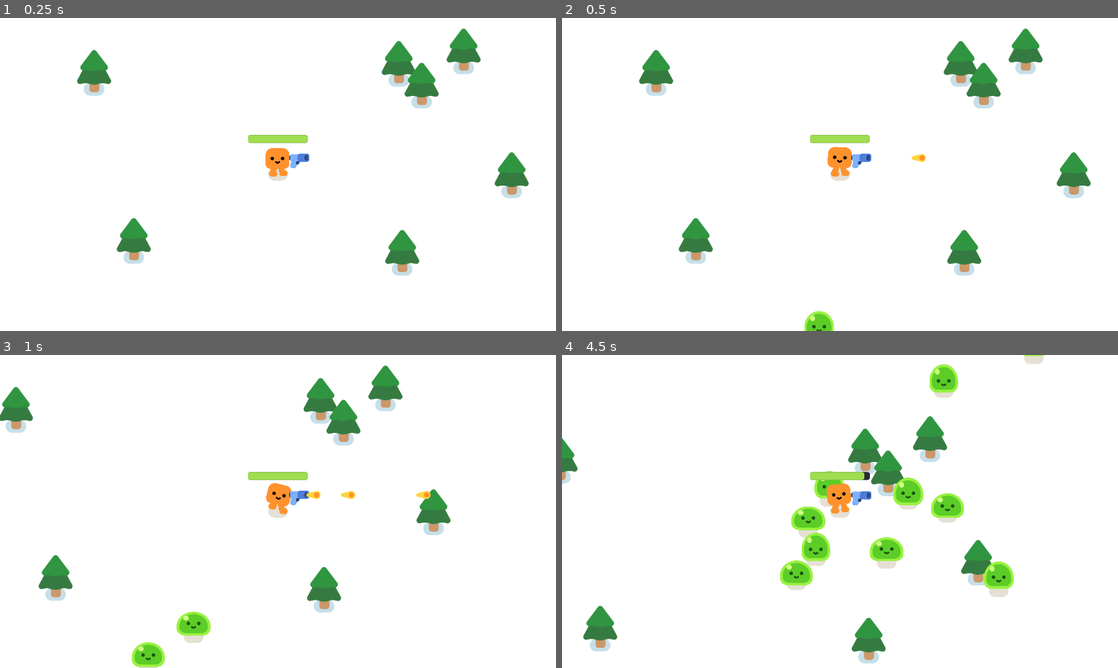
Above: before the commit, frames 1-4 (two rows, left to right).
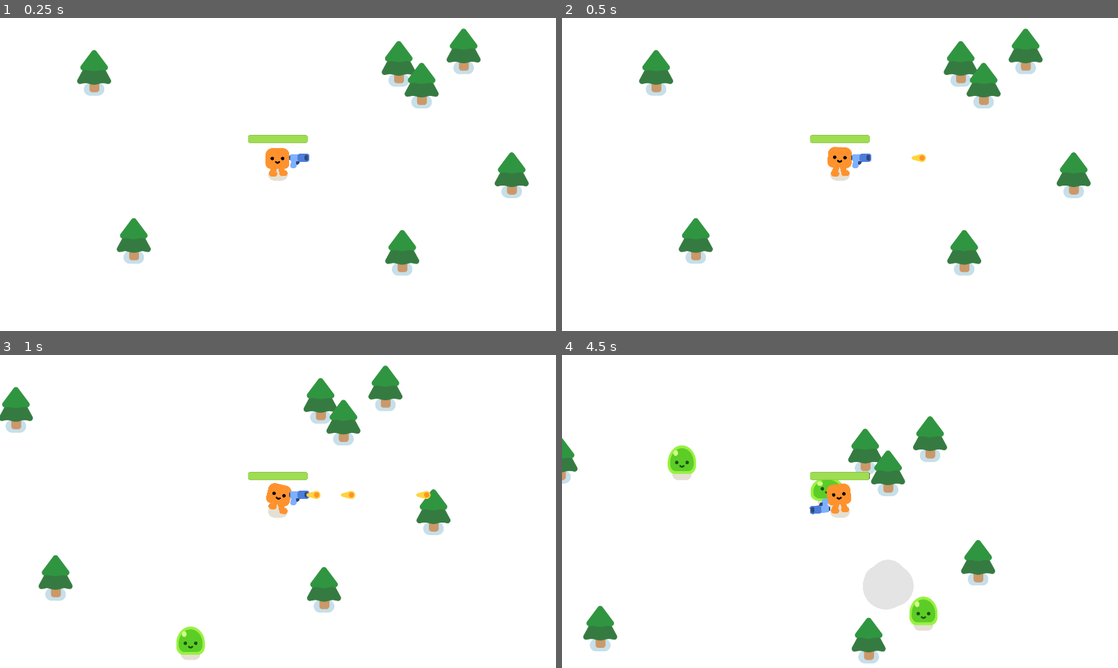
Above: after the commit, the same moments.

Repository: hanna-tay/godot_tutorial
Game: Godot game, scene res://survivors_game.tscn
The game is run twice, just before and just after one commit, with the same random seed, the same clock (stepped at 60 frames per second) and the same inputs.
Inputs:
- Up to frame 1 (0.25 s): no input
- Up to frame 2 (0.5 s): no input
- Up to frame 3 (1 s): hold D (move_right) from 0.53 s (still down)
- Up to frame 4 (4.5 s): release D (move_right) at 1.28 s; hold S (move_down) 1.28-2.03 s; hold D (move_right) 2.03-2.78 s; hold W (move_up) 2.78-3.53 s; hold A (move_left) from 3.53 s (still down)

Frame 1 is identical in both runs. In frame 2, 0.3% of the frame differs, in the area x 43-49%, y 93-100%; in frame 3, 1.1%; in frame 4, 5.9%, in the area x 19-87%, y 0-88%.

Commit message:
slime spawn rate changed
now the slimes spawn in more frequently over time

Diff:
--- a/2d-project-assets/survivors_game.gd
+++ b/2d-project-assets/survivors_game.gd
@@ -11,6 +11,7 @@
 
 func _on_timer_timeout():
 	spawn_mob()
+	$Timer.wait_time -= 0.001
 
 
 func _on_player_health_depleted():
--- a/2d-project-assets/survivors_game.tscn
+++ b/2d-project-assets/survivors_game.tscn
@@ -55,7 +55,8 @@
 position = Vector2(1363, 888)
 
 [node name="Timer" type="Timer" parent="." unique_id=341679991]
-wait_time = 0.3
+unique_name_in_owner = true
+wait_time = 0.5
 autostart = true
 
 [node name="GameOver" type="CanvasLayer" parent="." unique_id=1386603696]
